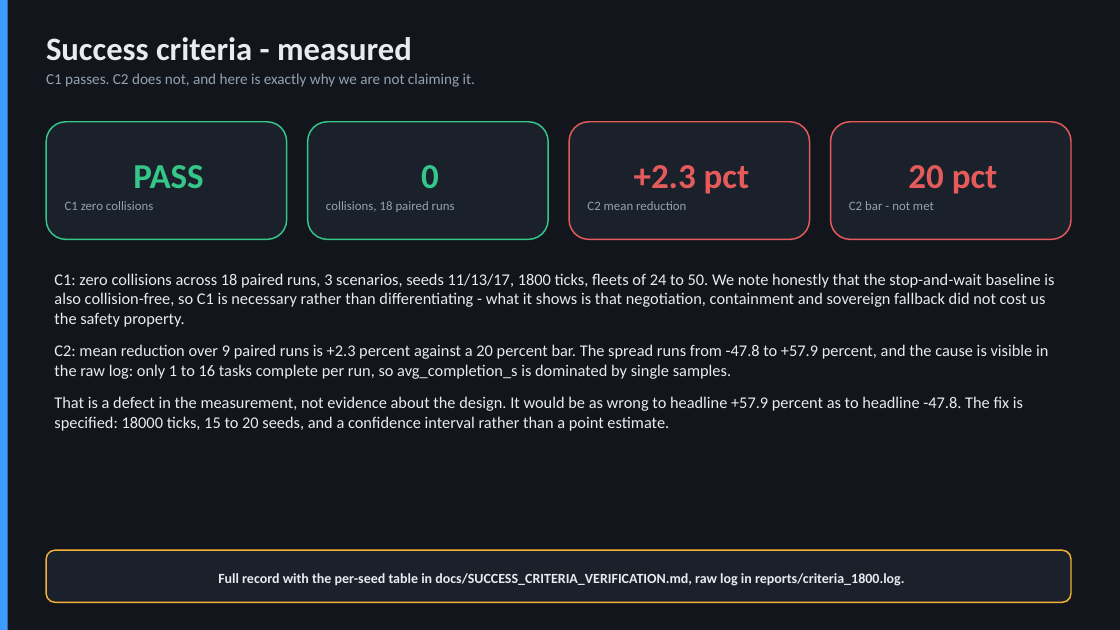
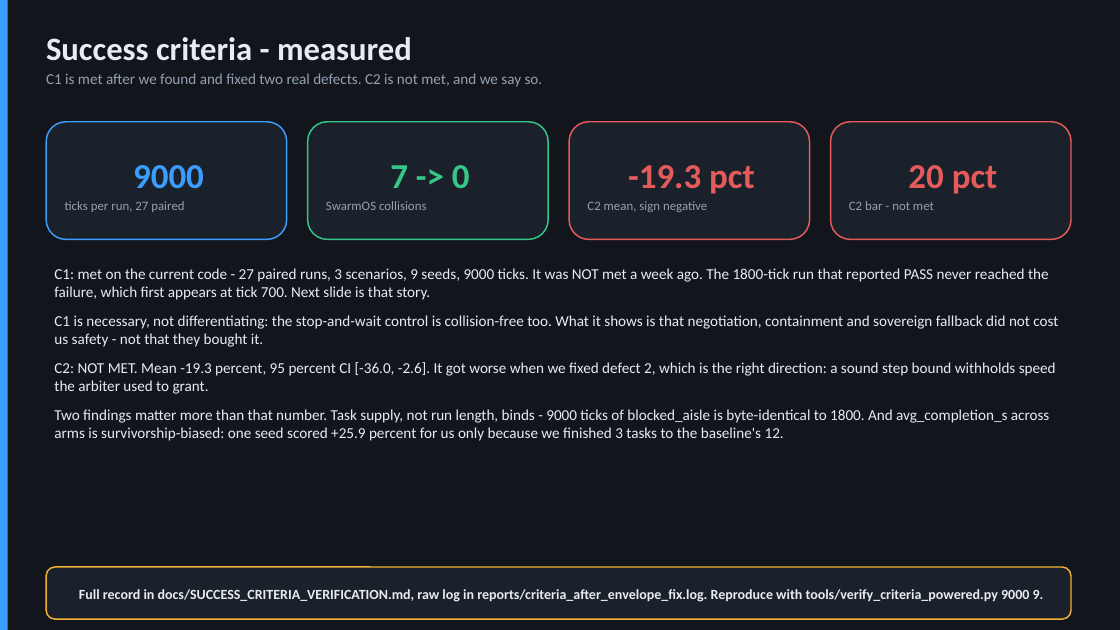
Before and after one commit to adithyad-cs/swarmos-member4-coordination, a slide deck: slide 18 of SWARMOS_Master_Specification_SIH26123.pptx. Drawn at 1120x630 pixels with LibreOffice and Linux fonts; fonts in the diff are those of the drawing. Boxes give left, top, right and bottom in pixels: in the first picture for what was removed or moved away, otherwise in the second. Text is boxed around its words. In the diff, an @@ line names an element or a change of style, - is before the commit and + after.

```diff
--- a/SWARMOS_Master_Specification_SIH26123.pptx
+++ b/SWARMOS_Master_Specification_SIH26123.pptx
@@ text at <box>46,73,543,87</box>: text changed @@
-C1 passes. C2 does not, and here is exactly why we are not claiming it.
+C1 is met after we found and fixed two real defects. C2 is not met, and we say so.
@@ rounded rectangle "9000" at <box>46,122,287,239</box>: outline #35C78A 1.25 pt to #3B9EFF 1.25 pt @@
@@ text in rounded rectangle at <box>65,165,204,212</box>: text changed @@
-PASS
-C1 zero collisions
+9000
+ticks per run, 27 paired
@@ text in rounded rectangle at <box>326,165,470,210</box>: text changed @@
-0
-collisions, 18 paired runs
+7 -> 0
+SwarmOS collisions
@@ text in rounded rectangle at <box>587,165,754,212</box>: text changed @@
-+2.3 pct
-C2 mean reduction
+-19.3 pct
+C2 mean, sign negative
@@ text at <box>54,268,1058,441</box>: text changed; size 14 to 13 pt @@
-C1: zero collisions across 18 paired runs, 3 scenarios, seeds 11/13/17, 1800 ticks, fleets of 24 to 50. We note honestly that the stop-and-wait baseline is also collision-free, so C1 is necessary rather than differentiating - what it shows is that negotiation, containment and sovereign fallback did not cost us the safety property.
-C2: mean reduction over 9 paired runs is +2.3 percent against a 20 percent bar. The spread runs from -47.8 to +57.9 percent, and the cause is visible in the raw log: only 1 to 16 tasks complete per run, so avg_completion_s is dominated by single samples.
-That is a defect in the measurement, not evidence about the design. It would be as wrong to headline +57.9 percent as to headline -47.8. The fix is specified: 18000 ticks, 15 to 20 seeds, and a confidence interval rather than a point estimate.
+C1: met on the current code - 27 paired runs, 3 scenarios, 9 seeds, 9000 ticks. It was NOT met a week ago. The 1800-tick run that reported PASS never reached the failure, which first appears at tick 700. Next slide is that story.
+C1 is necessary, not differentiating: the stop-and-wait control is collision-free too. What it shows is that negotiation, containment and sovereign fallback did not cost us safety - not that they bought it.
+C2: NOT MET. Mean -19.3 percent, 95 percent CI [-36.0, -2.6]. It got worse when we fixed defect 2, which is the right direction: a sound step bound withholds speed the arbiter used to grant.
+Two findings matter more than that number. Task supply, not run length, binds - 9000 ticks of blocked_aisle is byte-identical to 1800. And avg_completion_s across arms is survivorship-biased: one seed scored +25.9 percent for us only because we finished 3 tasks to the baseline's 12.
@@ rounded rectangle "Full record in docs/SUCCESS_CRITERIA_VERIFICATION.md, raw ...": place and size @@
-rounded rectangle "Full record in docs/SUCCESS_CRITERIA_VERIFICATION.md, raw ..." at <box>46,550,1071,602</box>
+rounded rectangle "Full record in docs/SUCCESS_CRITERIA_VERIFICATION.md, raw ..." at <box>46,567,1071,619</box>
@@ text in rounded rectangle at <box>79,589,1044,602</box>: text changed @@
-Full record with the per-seed table in docs/SUCCESS_CRITERIA_VERIFICATION.md, raw log in reports/criteria_1800.log.
+Full record in docs/SUCCESS_CRITERIA_VERIFICATION.md, raw log in reports/criteria_after_envelope_fix.log. Reproduce with tools/verify_criteria_powered.py 9000 9.
```
Also in this commit, not shown: 1 other slide changed, 1 slide added, 26 other files.
